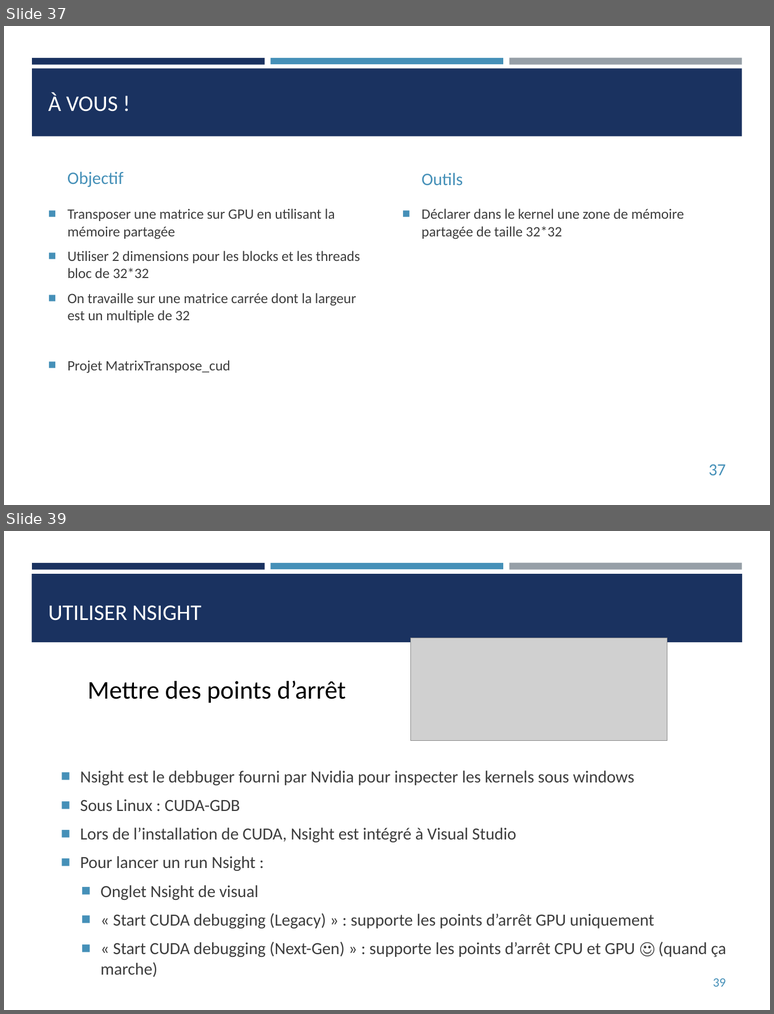
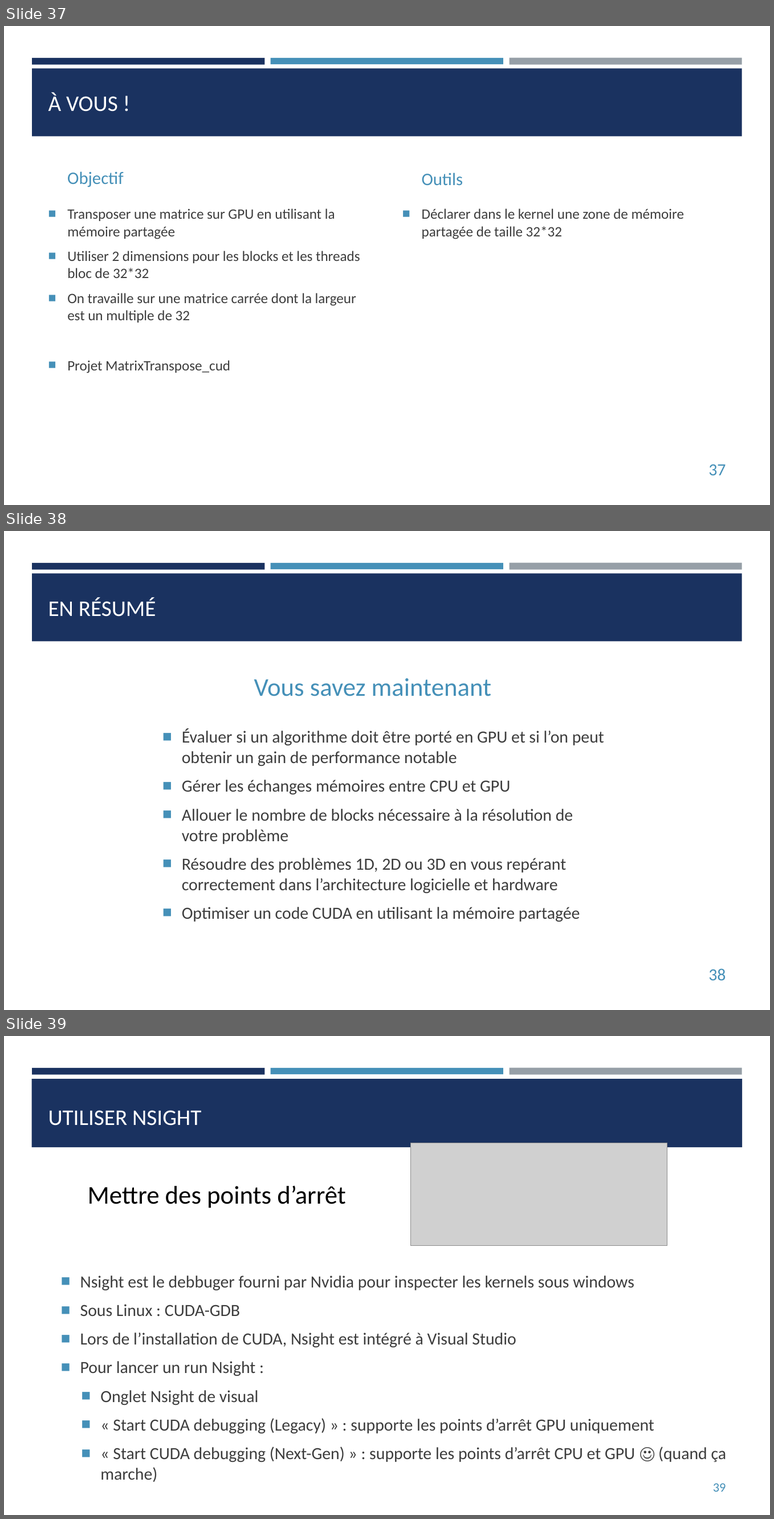
Before and after one commit to franckginguene/hpc_formation_scalian, a slide deck: Diapos/HPC_CUDA.pptx. Shown one above the other, each under a label of ours: slides 37 and 39 before the commit, slides 37, 38 and 39 after it; the slides between them are not shown. The pictures are 774x1014 and 774x1519 pixels, drawn with LibreOffice and Linux fonts; fonts in the diff are those of the drawing; grey boxes stand for pictures. Boxes give left, top, right and bottom in pixels: in the first picture for what was removed or moved away, otherwise in the second. Text is boxed around its words. In the diff, an @@ line names an element or a change of style, - is before the commit and + after.

Commit message:
update CUDA support

```diff
--- a/Diapos/HPC_CUDA.pptx
+++ b/Diapos/HPC_CUDA.pptx
@@ slide 38 added at (4,531,770,1010), background #FFFFFF; not listed: 4 template elements that a slide beside it also shows @@
@@ title added at (48,598,156,616), 21 pt, text #FFFFFF @@
+EN RÉSUMÉ
@@ text added at (254,678,492,696), 24 pt, text #4590B8 @@
+Vous savez maintenant
@@ text added at (182,729,604,921), 16 pt, text #3D3D3D @@
+■ Évaluer si un algorithme doit être porté en GPU et si l’on peut obtenir un gain de performance notable
+■ Gérer les échanges mémoires entre CPU et GPU
+■ Allouer le nombre de blocks nécessaire à la résolution de votre problème
+■ Résoudre des problèmes 1D, 2D ou 3D en vous repérant correctement dans l’architecture logicielle et hardware
+■ Optimiser un code CUDA en utilisant la mémoire partagée
@@ page number added at (709,968,726,980), 16 pt, text #4590B8 @@
+38
```
Also in this commit, not shown: 7 slides changed, 3 other slides added, 1 slide removed.
